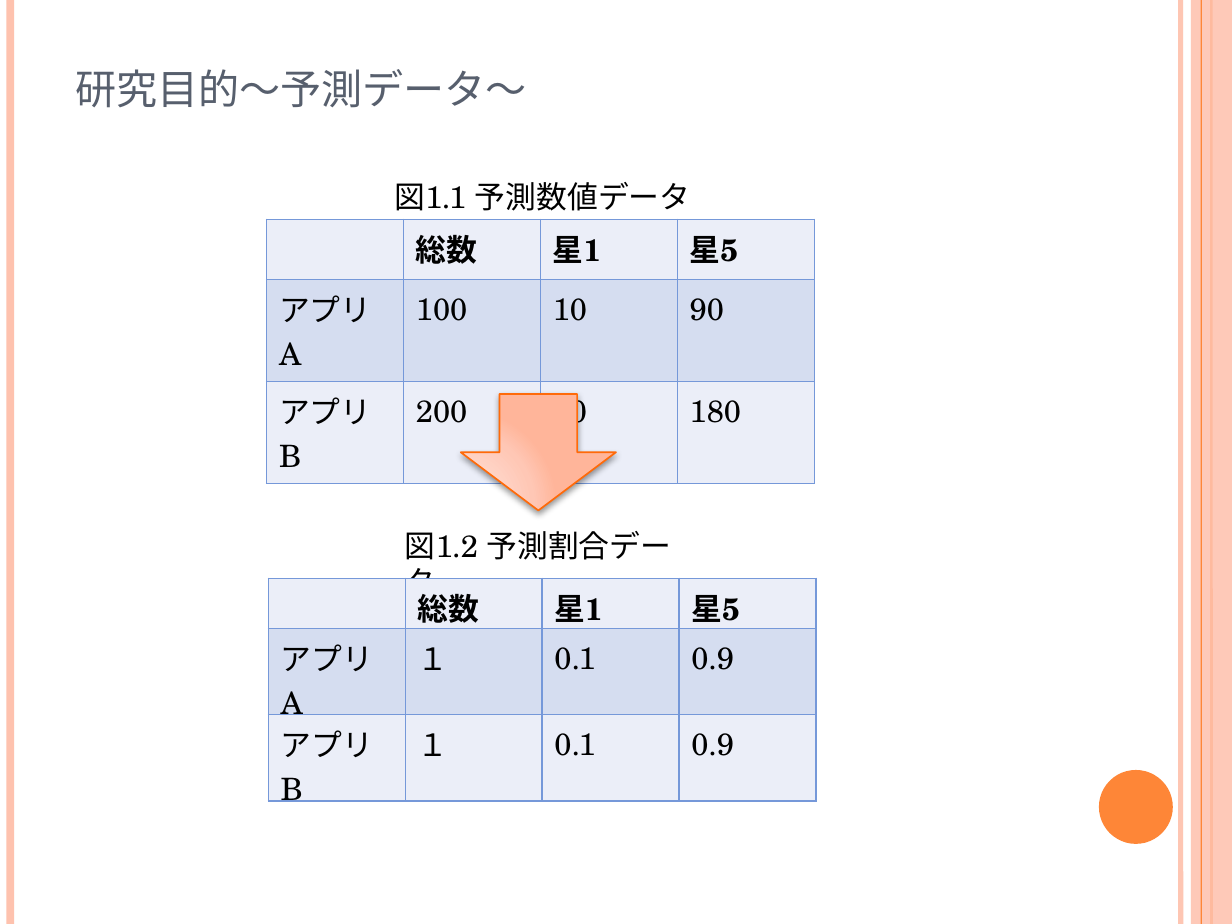
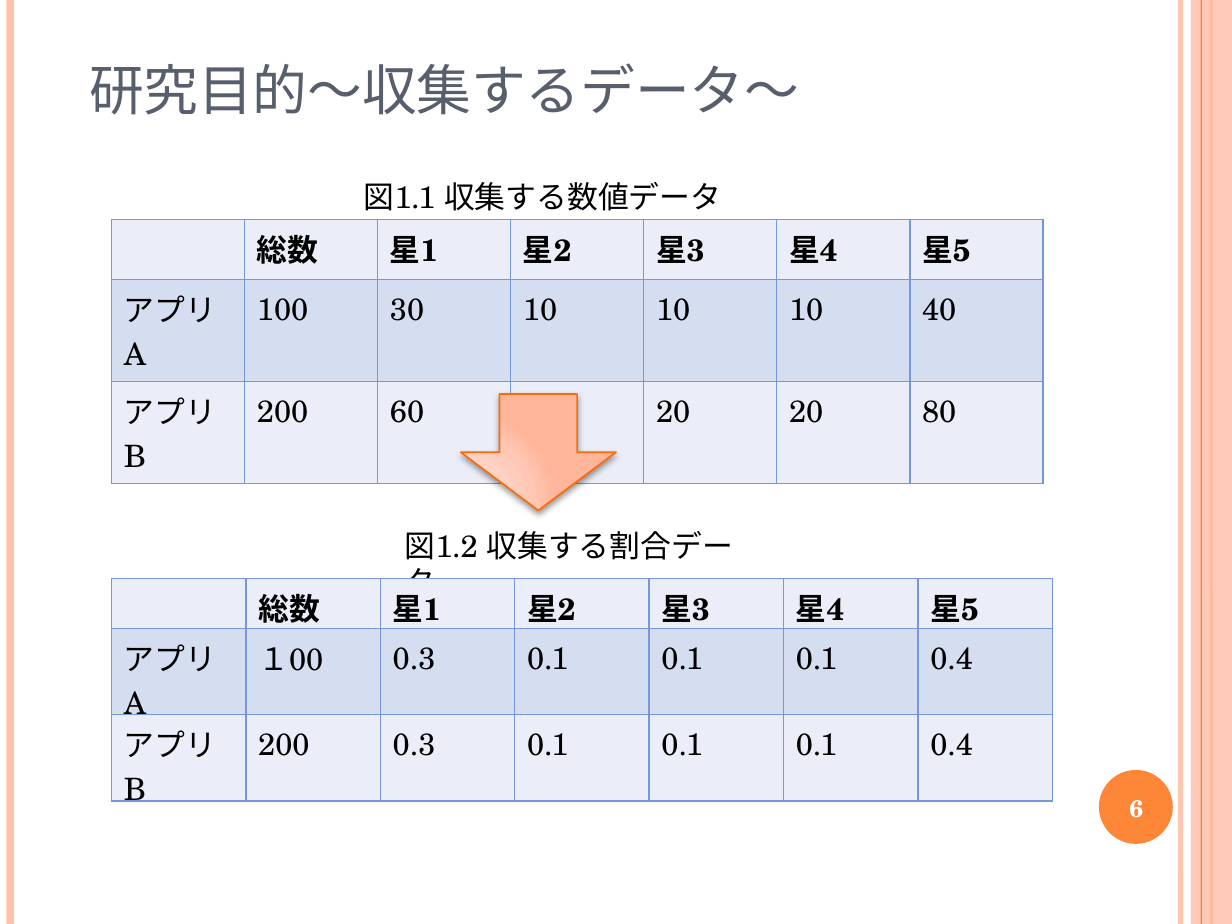
Before and after one commit to keimatsui/kadai, a slide deck: slide 7 of 卒業論文/2012/増田知之/卒論発表最新版.pptx. Drawn at 1232x924 pixels with LibreOffice and Linux fonts; fonts in the diff are those of the drawing. Boxes give left, top, right and bottom in pixels: in the first picture for what was removed or moved away, otherwise in the second. Text is boxed around its words. In the diff, an @@ line names an element or a change of style, - is before the commit and + after.

```diff
--- a/卒業論文/2012/増田知之/卒論発表最新版.pptx
+++ b/卒業論文/2012/増田知之/卒論発表最新版.pptx
@@ title at box(89, 63, 799, 115): text changed; size 30 to 40 pt @@
-研究目的～予測データ～
+研究目的～収集するデータ～
@@ text at box(364, 182, 721, 211): text changed @@
-図1.1 予測数値データ
+図1.1 収集する数値データ
@@ table at box(112, 219, 1044, 471) @@
-column 3: 星1 | 10 | 20
-column 4: 星5 | 90 | 180
+column 3: 星1 | 30 | 60
+column 4: 星2 | 10 | 20
+column 5: 星3 | 10 | 20
+column 6: 星4 | 10 | 20
+column 7: 星5 | 40 | 80
@@ table: place and size @@
-table at box(267, 219, 814, 471)
+table at box(112, 219, 1044, 471)
@@ text at box(405, 531, 732, 560): text changed @@
-図1.2 予測割合データ
+図1.2 収集する割合データ
@@ table at box(112, 578, 1052, 806) @@
-column 2: 総数 | １ | １
-column 3: 星1 | 0.1 | 0.1
-column 4: 星5 | 0.9 | 0.9
+column 2: 総数 | １00 | 200
+column 3: 星1 | 0.3 | 0.3
+column 4: 星2 | 0.1 | 0.1
+column 5: 星3 | 0.1 | 0.1
+column 6: 星4 | 0.1 | 0.1
+column 7: 星5 | 0.4 | 0.4
@@ table: place and size @@
-table at box(269, 578, 816, 806)
+table at box(112, 578, 1052, 806)
@@ text added at box(1129, 800, 1143, 818), 14 pt, text #FFFFFF, bold @@
+6
```
Also in this commit, not shown: 16 other slides changed.
